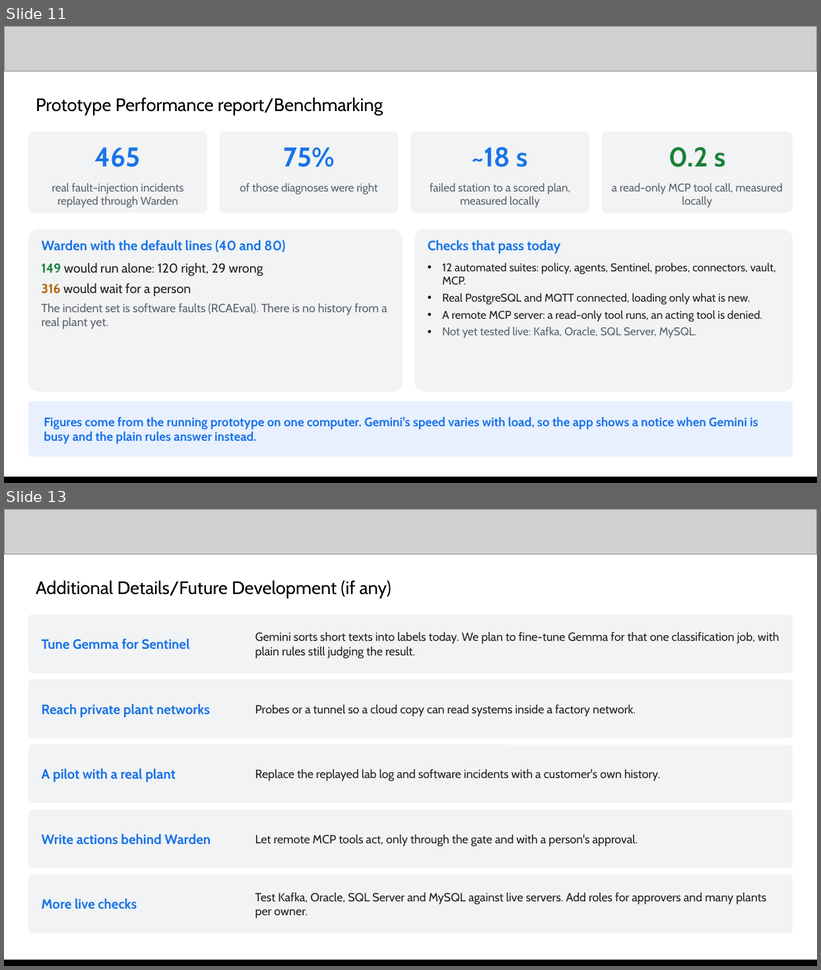
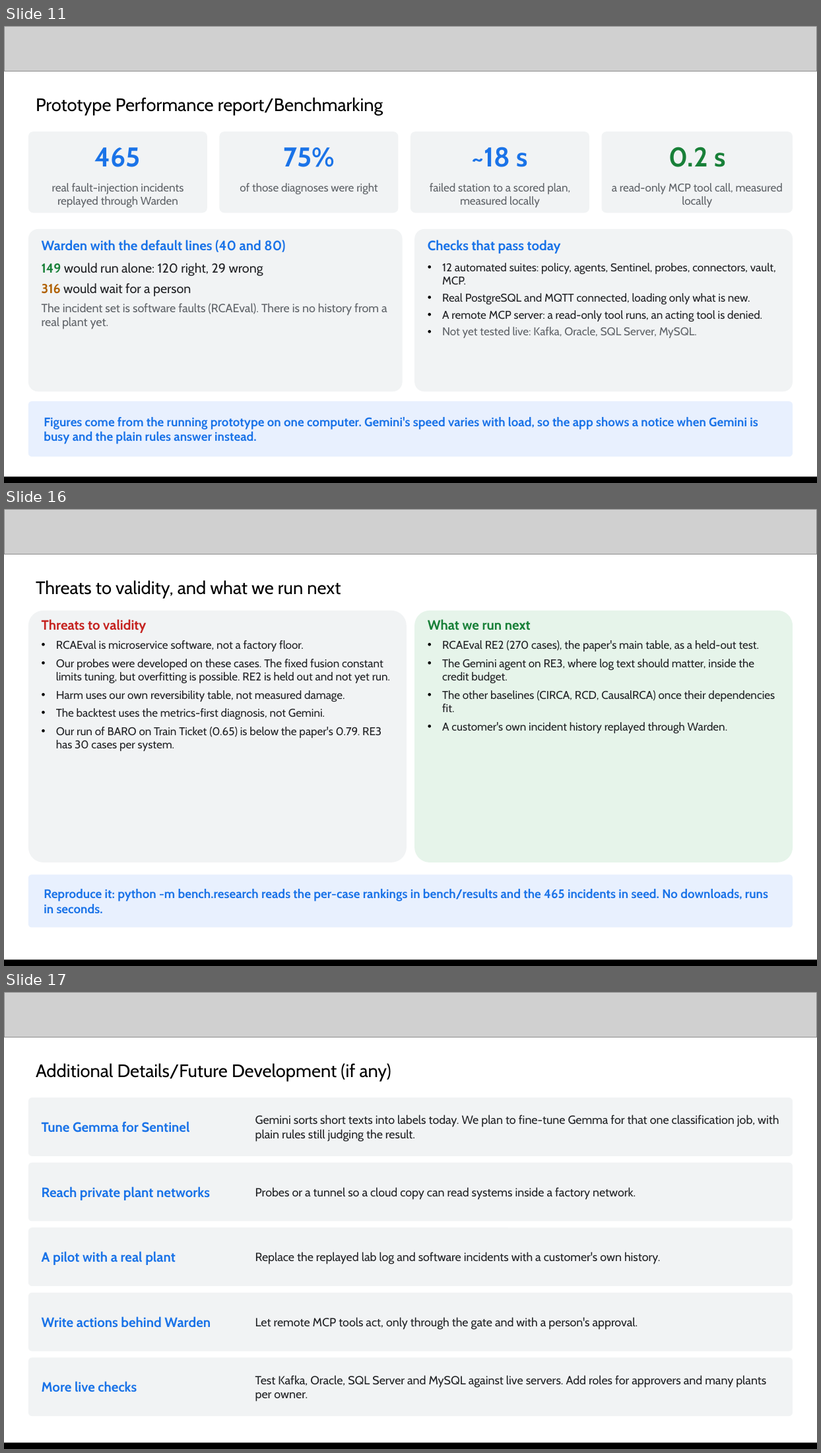
Before and after one commit to shreyash-sharma/tolerance, a slide deck: submission/Tolerance - AI Builder Cup submission.pptx. Shown one above the other, each under a label of ours: slides 11 and 13 before the commit, slides 11, 16 and 17 after it; the slides between them are not shown. The pictures are 821x970 and 821x1453 pixels, drawn with LibreOffice and Linux fonts; fonts in the diff are those of the drawing; grey boxes stand for pictures. Boxes give left, top, right and bottom in pixels: in the first picture for what was removed or moved away, otherwise in the second. Text is boxed around its words. In the diff, an @@ line names an element or a change of style, - is before the commit and + after.

Commit message:
Research-style benchmarking: paired bootstrap analysis, safe-autonomy comparison, five slides in the submission deck

```diff
--- a/submission/Tolerance - AI Builder Cup submission.pptx
+++ b/submission/Tolerance - AI Builder Cup submission.pptx
@@ slide 16 added at (4,509,817,966), background #FFFFFF @@
@@ picture added at (4,509,817,554) @@
@@ text added at (36,580,341,598), 16 pt, text #000000 @@
+Threats to validity, and what we run next
@@ rounded rectangle added at (28,611,407,863), fill #F1F3F4 @@
@@ text added at (42,619,390,751), 10 pt, text #202124 @@
+Threats to validity
+• RCAEval is microservice software, not a factory floor.
+• Our probes were developed on these cases. The fixed fusion constant limits tuning, but overfitting is possible. RE2 is held out and not yet run.
+• Harm uses our own reversibility table, not measured damage.
+• The backtest uses the metrics-first diagnosis, not Gemini.
+• Our run of BARO on Train Ticket (0.65) is below the paper's 0.79. RE3 has 30 cases per system.
@@ rounded rectangle added at (415,611,793,863), fill #E6F4EA @@
@@ text added at (428,619,775,734), 10 pt, text #202124 @@
+What we run next
+• RCAEval RE2 (270 cases), the paper's main table, as a held-out test.
+• The Gemini agent on RE3, where log text should matter, inside the credit budget.
+• The other baselines (CIRCA, RCD, CausalRCA) once their dependencies fit.
+• A customer's own incident history replayed through Warden.
@@ rounded rectangle added at (28,875,793,927), fill #E8F0FE @@
@@ text added at (44,889,768,914), 11 pt, text #1A73E8, bold @@
+Reproduce it: python -m bench.research reads the per-case rankings in bench/results and the 465 incidents in seed. No downloads, runs in seconds.
@@ picture added at (4,962,817,966) @@
@@ rectangle added at (4,960,817,966), fill #000000 @@
@@ what was slide 13 is now slide 17 @@
```
Also in this commit, not shown: 1 slide changed, 3 other slides added, 6 other files.
